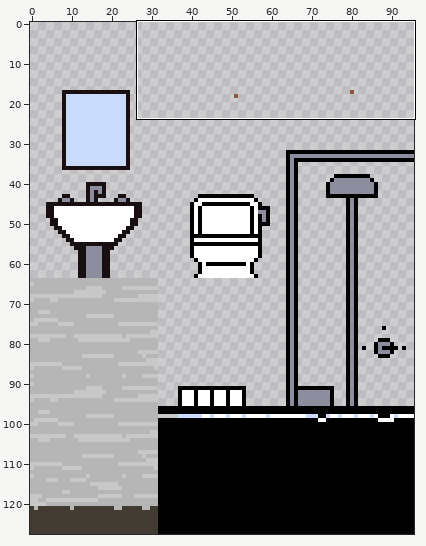
Two states of a sprite sheet, Assets/Game/Sprites/Tiles/Pre-Flash/Bathroom_Stuff.png. The first picture is a wide view before the edit; the outline marks the close-up.
Close-up. Old version:
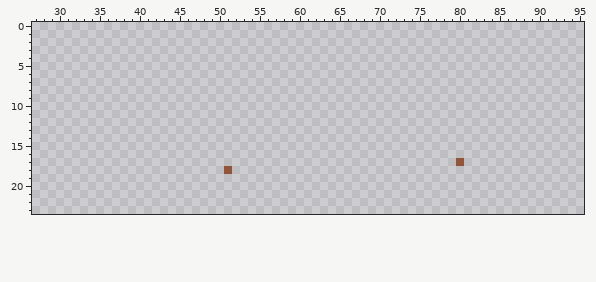
The file is 96x128 pixels. Shown: x 27..95, y 0..23.
The result:
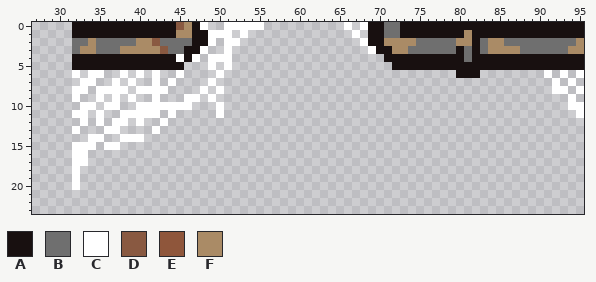
Palette (. is transparent): A #181010  B #6f6f6f  C #ffffff  D #895941  E #8f563b  F #aa8b66
The edit:
Changed rows in their new state; - is an unchanged pixel.
first column x 32:
 0 AAAAAAAAAAAAADFAC--CCCCC----------C-CAABBAAAAAAAAAAAAAAAAAAAAAAA
 1 AAAAAAAAAAAAAFFAACCC-C-------------C-AABBAAAAAAAAFAAAAAAAAAAAAAA
 2 BBFBBBBBFFDBBBBAAC-CC---------------CAAFFFFBBBBBFFABFFBBBBBBBBBF
 3 BFFBBBFFFFFDBBAAC--C-----------------CAAFFBBBBBBABABFFFFBBBBBBFF
 4 AAAAAAAAAAAAACAC-CCC-------------------AAAAAAAAAABAAAAAAAAAAAAAA
 5 AAAAAAAAAAAAAA---C-C--------------------AAAAAAAAAAAAAAAAAAAAAAAA
 6 C-CC--C-C-C--C----C-----------------------------AAA--------C-C-C
 7 -CC--C-C--C-C----C------------------------------------------C-C-
 8 CC-CCCC-CCCC----C-C-----------------------------------------CC-C
 9 C--C-C-C--C---CC-C--------------------------------------------C-
10 -CC-CC--CCCCCCC---C-------------------------------------------CC
11 CC-C--CCCCC-C-----C--------------------------------------------C
12 -C-C-CC-C--C----------------------------------------------------
13 C---CC----C-----------------------------------------------------
14 --CC--CCC-------------------------------------------------------
15 CCC-CC----------------------------------------------------------
16 CC--------------------------------------------------------------
17 CC----------------------------------------------.---------------
18 C------------------.--------------------------------------------
19 C---------------------------------------------------------------
20 C---------------------------------------------------------------
